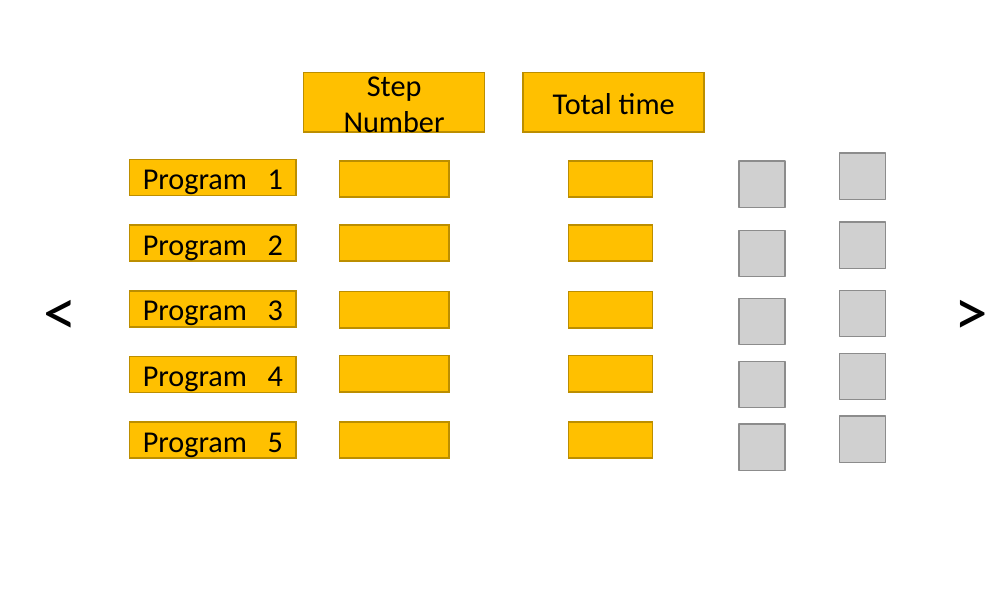
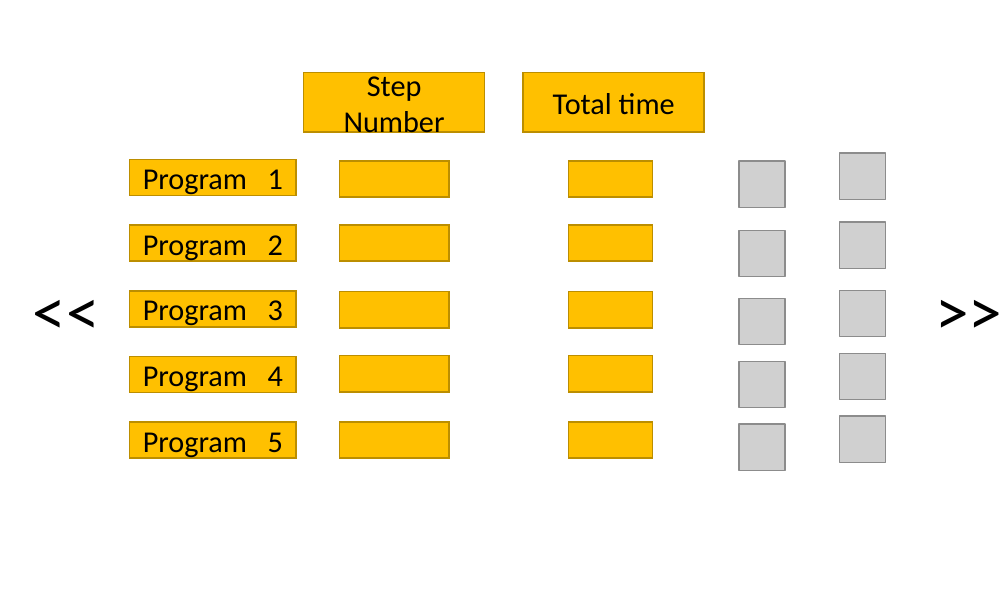
Before and after one commit to Pekarate/00.Well_washing, a slide deck: slide 1 of HMI/GUI.pptx. Drawn at 1008x605 pixels with LibreOffice and Linux fonts; fonts in the diff are those of the drawing; grey boxes stand for pictures. Boxes give left, top, right and bottom in pixels: in the first picture for what was removed or moved away, otherwise in the second. Text is boxed around its words. In the diff, an @@ line names an element or a change of style, - is before the commit and + after.

```diff
--- a/HMI/GUI.pptx
+++ b/HMI/GUI.pptx
@@ text at (21, 263, 119, 356): text changed @@
-<
+<<
@@ text at (923, 263, 1008, 356): text changed @@
->
+>>
```
Also in this commit, not shown: 1 other slide changed, 3 slides added, 1 slide removed, 25 other files.
